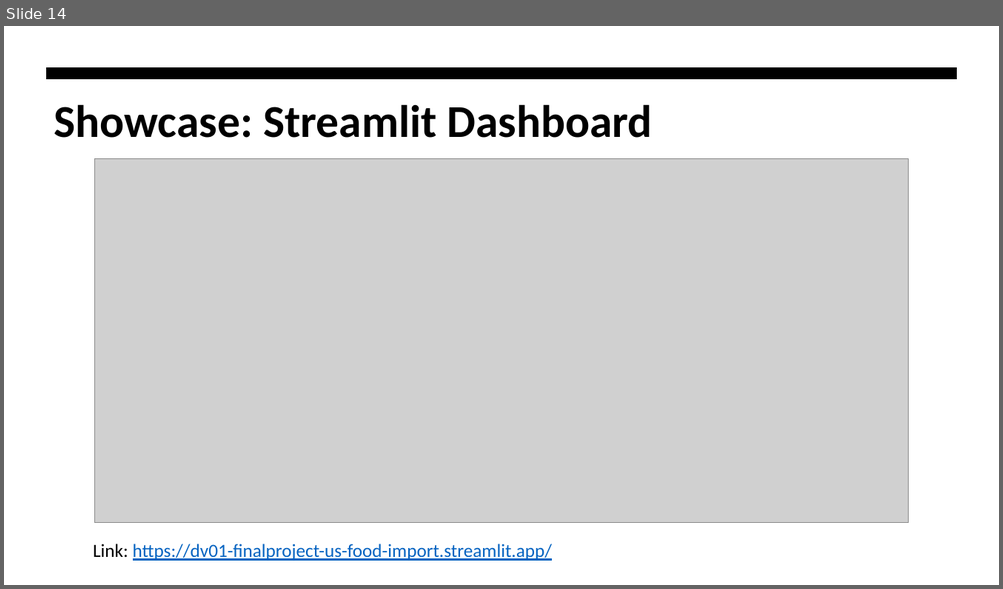
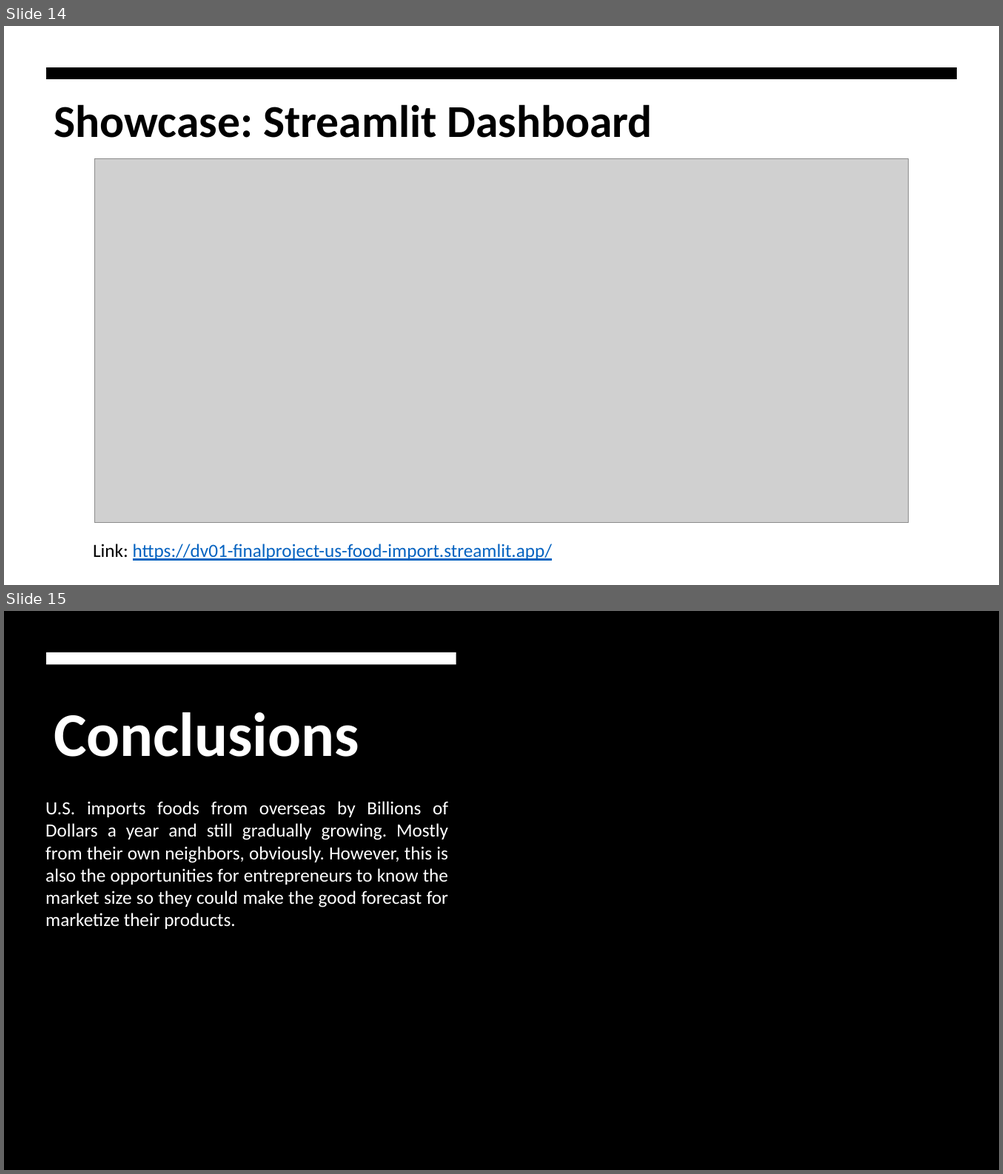
Before and after one commit to gamegtboyz/dv01-finalproject, a slide deck: foodimport.pptx. Shown one above the other, each under a label of ours: slide 14 before the commit, slides 14 and 15 after it. The pictures are 1003x589 and 1003x1174 pixels, drawn with LibreOffice and Linux fonts; fonts in the diff are those of the drawing; grey boxes stand for pictures; background and template pictures are left out. Boxes give left, top, right and bottom in pixels: in the first picture for what was removed or moved away, otherwise in the second. Text is boxed around its words. In the diff, an @@ line names an element or a change of style, - is before the commit and + after.

```diff
--- a/foodimport.pptx
+++ b/foodimport.pptx
@@ slide 15 added at (4, 611, 999, 1170), background picture (left out) @@
@@ rectangle added at (4, 611, 999, 1170), fill #000000 @@
@@ rectangle added at (5, 611, 627, 1170), fill gradient #FFFFFF to #000000 @@
@@ rectangle added at (46, 652, 456, 665), fill #FFFFFF @@
@@ title added at (54, 712, 359, 757), 60 pt, text #FFFFFF, bold @@
+Conclusions
@@ text added at (45, 801, 448, 929), 18 pt, text #FFFFFF @@
+U.S. imports foods from overseas by Billions of Dollars a year and still gradually growing. Mostly from their own neighbors, obviously. However, this is also the opportunities for entrepreneurs to know the market size so they could make the good forecast for marketize their products.
```
Also in this commit, not shown: 11 slides changed.
